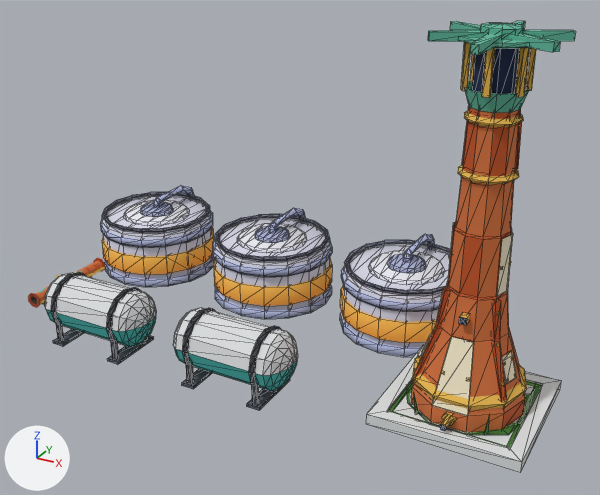
One commit to the glTF model public/models/refinery.glb: the scene before it, then after it.
Camera for both pictures: a 50 mm camera at (57.6, -100.0, 64.2) aimed at (4.1, -2.5, 15.5). The lights are fixed; the arrows at lower left show +X, +Y and +Z. The first picture is the older version. Mesh edges are drawn as thin lines on the coarser meshes. Where no turn or scale is listed for an object, it has been applied to the vertices. Vertices at exactly the same position are counted once.

Script lines for the objects in view, before the commit:
```python
me_detail_tank_large = bpy.data.meshes.new('detail-tank-large')
me_detail_tank_large.from_pydata(...)  # 320 vertices, 566 faces; spans x -0.75..0.75, y -0.75..0.89, z 0.0..0.96
me_detail_tank_large.materials.append(mat_colormap)
me_mesh_2 = bpy.data.meshes.new('Mesh_2')
me_mesh_2.from_pydata(...)  # 489 vertices, 556 faces; spans x -10.1..10.1, y -10.1..10.1, z 0.0..47.9
me_mesh_2.materials.append(mat_material_1)
me_mesh_3 = bpy.data.meshes.new('Mesh_3')
me_mesh_3.from_pydata(...)  # 167 vertices, 218 faces; spans x -7.2..7.2, y -9.5..8.0, z -0.7..8.5
me_mesh_3.materials.append(mat_material_1)
ob_cowl_mesh = bpy.data.objects.new('cowl-mesh', me_mesh_3)
ob_cowl_mesh.location = (32.0, -7.3, 41.5)
ob_detail_tank_large_001 = bpy.data.objects.new('detail-tank-large.001', me_detail_tank_large)
ob_detail_tank_large_001.parent = ob_part_inner_001
ob_detail_tank_large_001.location = (0.0, 0.0, 0.0)
ob_stack = bpy.data.objects.new('stack', me_mesh_2)
ob_stack.location = (32.0, -7.3, 0.0)
# also in view: 'tank-shell.001' at (2.0, -17.3, 5.0); 'detail-tank-large.002' at (16.0, 10.7, 6.4); 'tank-shell' at (-22.0, -17.3, 5.0); 'detail-tank-large' at (-32.0, 10.7, 6.4)
```
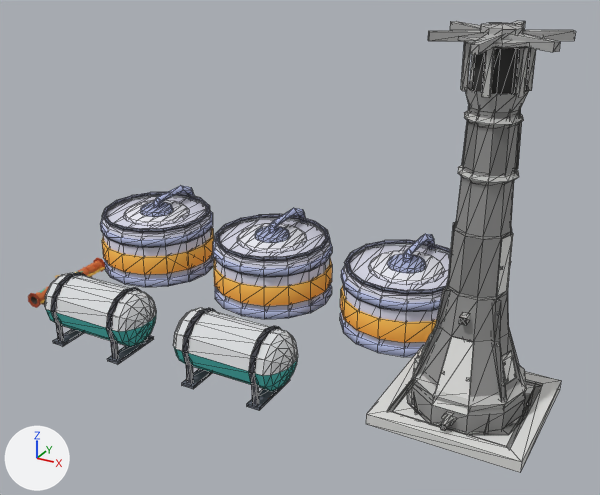
Changed parts and their boxes [x1, y1, x2, y2] in the pictures (600 x 495 px):
```json
{"part": 1, "of": "me_mesh_2", "change": "recoloured", "before": [387, 110, 544, 450], "after": [387, 110, 544, 450]}
{"part": 2, "of": "me_mesh_2", "change": "recoloured", "before": [389, 48, 542, 448], "after": [389, 48, 542, 448], "on screen": "orange to grey"}
{"part": 3, "of": "me_mesh_3", "change": "recoloured", "before": [428, 21, 576, 113], "after": [428, 21, 576, 113], "on screen": "green to grey"}
{"part": 4, "of": "me_mesh_3", "change": "recoloured", "before": [461, 42, 536, 98], "after": [461, 42, 536, 98], "on screen": "orange to light grey"}
```

The change, as JSON lines over the scene's bpy script:
```json
{"block": "me_mesh_2", "where": "me_mesh_2.from_pydata(...)  # 489 vertices, 556 faces; spans x -10.1..10.1, y -10.1..10.1, z 0.0..47.9"}
{"block": "me_mesh_2", "where": "# used by ob_stack; location = (32.0, -7.3, 0.0)"}
{"block": "me_mesh_2", "change": "me_mesh_2 part 1: 276 faces centred in x -10.1..10.1, y -10.1..10.1, z 0.0..40.0 are repainted in the vertex colours; the middle colour goes from orange #e3b34a to light grey #bfbfbd"}
{"block": "me_mesh_2", "change": "me_mesh_2 part 2: 280 faces centred in x -7.9..7.8, y -9.4..7.8, z 1.2..45.5 are repainted in the vertex colours; the middle colour goes from orange #c2532e to grey #818180"}
{"block": "me_mesh_3", "where": "me_mesh_3.from_pydata(...)  # 167 vertices, 218 faces; spans x -7.2..7.2, y -9.5..8.0, z -0.7..8.5"}
{"block": "me_mesh_3", "where": "# used by ob_cowl_mesh; location = (32.0, -7.3, 41.5)"}
{"block": "me_mesh_3", "change": "me_mesh_3 part 3: 170 faces centred in x -7.0..7.0, y -9.5..8.0, z 0.1..8.4 are repainted in the vertex colours; the middle colour goes from green #5fb79c to grey #aeaead"}
{"block": "me_mesh_3", "change": "me_mesh_3 part 4: 48 faces centred in x -3.5..3.5, y -3.9..3.9, z 3.0..4.8 are repainted in the vertex colours; the middle colour goes from orange #e3b34a to light grey #bfbfbd"}
```
